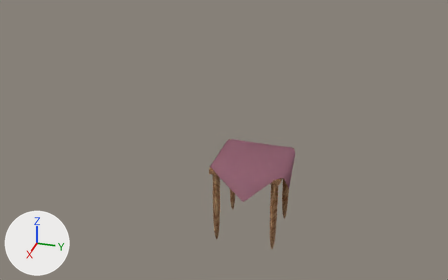
Two versions of the Blender file 01-Models/dm-Tisch1.blend, one commit apart.
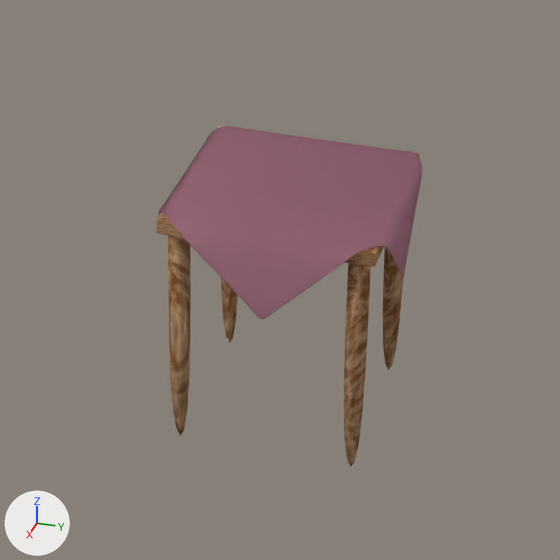
There are two pictures of each version: one whole from a camera (50 mm lens) standing at (45.3, 11.3, 25.7) and looking at (-0.8, -2.8, 1.1), one close up on the part from 35% to 76% of the width and 35% to 100% of the height. Every picture has the same lights, and +X, +Y and +Z are marked at lower left.

The first close-up shows 'Beine', 'Brett', 'stoff'.
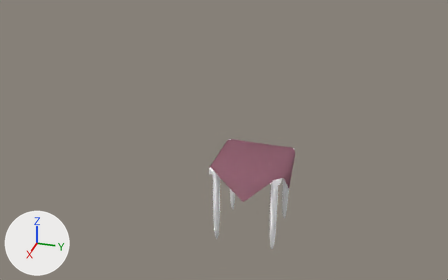
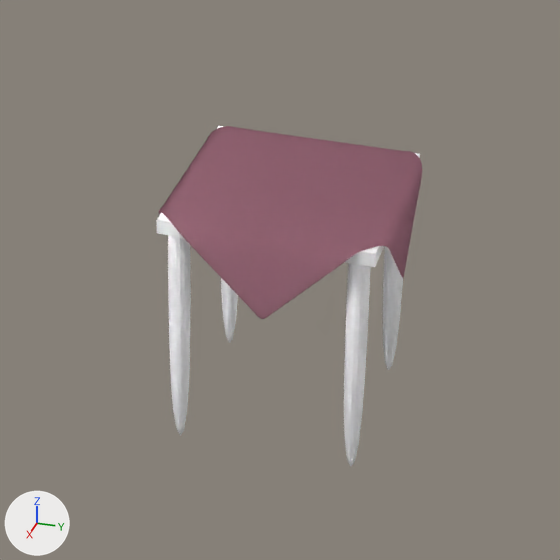
What differs and where, as boxes (x1, y1, x2, y2) in the close-ups (560 x 560 px):
'Beine', surface changed (brown to white)
    both: (168, 235, 403, 467)
'Brett', surface changed (brown to white)
    both: (156, 126, 420, 267)

Edits to the bpy script that builds the scene:
```text
Change mat_holz:
    remove # nodes: BsdfAnisotropic, BsdfDiffuse x2, MixShader x2, OutputMaterial, RGB x2, TexNoise, ValToRGB
    remove # colours: beige #cfaf8a, brown #73492c, black #000000, white #ffffff
    nodes: BsdfPrincipled, OutputMaterial
```
